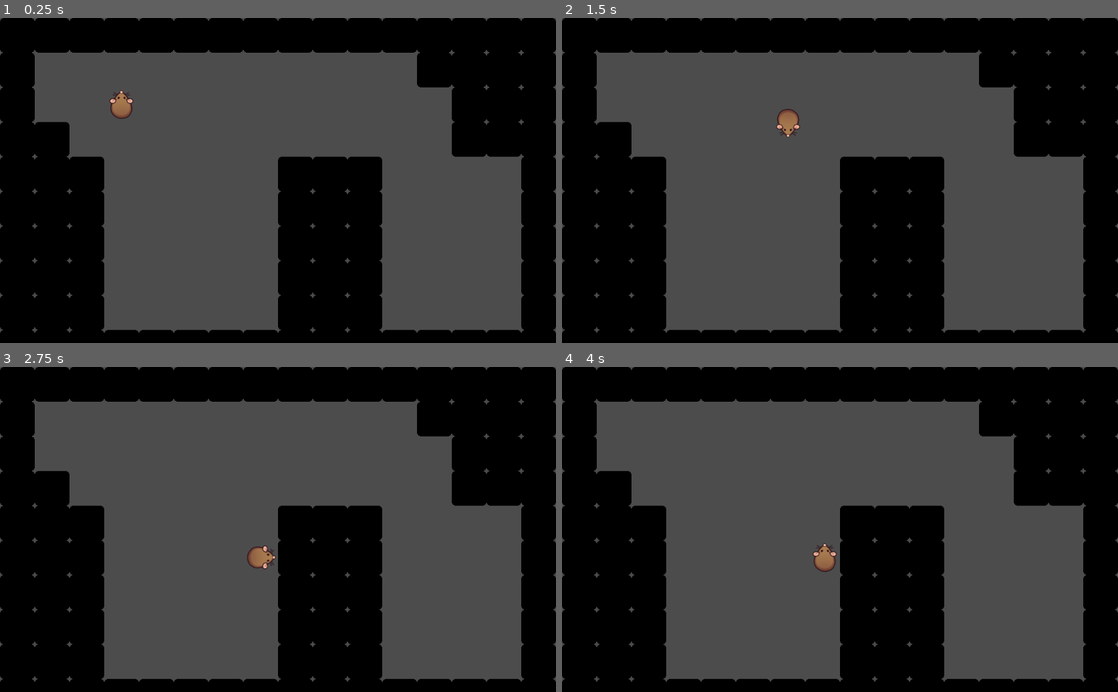
Above: before the commit, frames 1-4 (two rows, left to right).
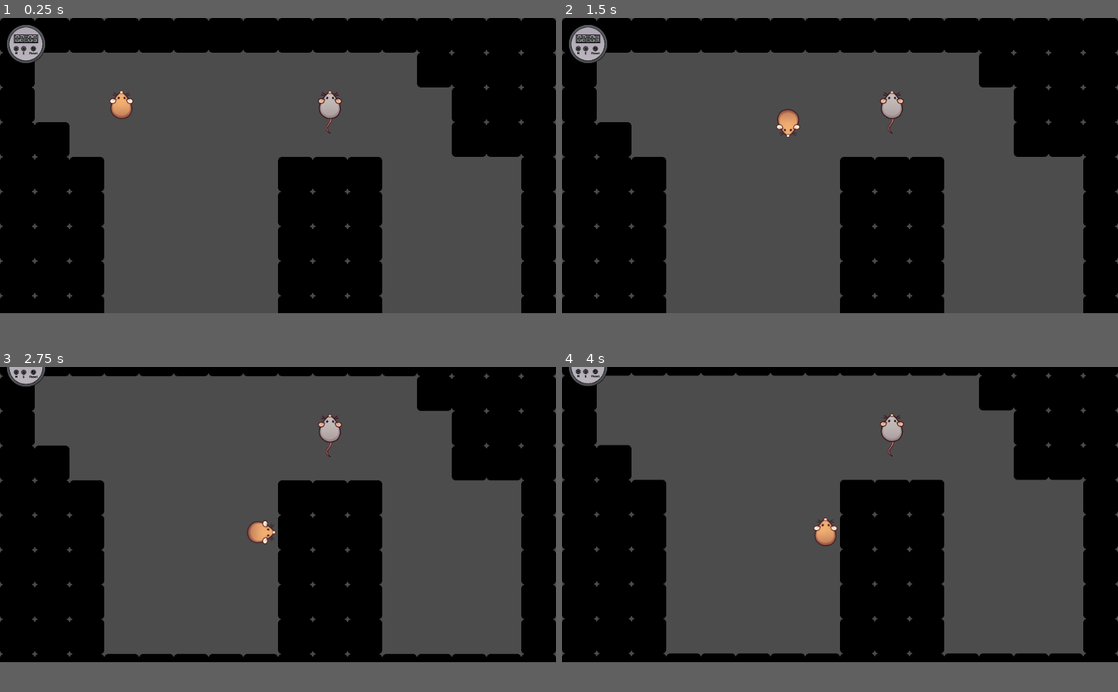
Above: after the commit, the same moments.

Repository: danielnaoexiste/Torrato
Game: Godot game, scene res://Scenes/World.tscn
Two runs of this game, one before a commit and one after it. Both use one fixed random seed, a clock stepped at 60 frames per second and the inputs below. The engine's default icon, where the game draws it, is replaced by a stand-in: a white triangle on a blue panel in a dark square.
Inputs:
- Up to frame 1 (0.25 s): no input
- Up to frame 2 (1.5 s): tap Enter at 0.5 s; hold Right (ui_right) 0.53-1.28 s; hold Down (ui_down) from 1.28 s (still down)
- Up to frame 3 (2.75 s): release Down (ui_down) at 2.03 s; hold Right (ui_right) from 2.03 s (still down)
- Up to frame 4 (4 s): release Right (ui_right) at 2.78 s; hold Up (ui_up) 2.78-3.53 s; hold Left (ui_left) from 3.53 s (still down)
In our replay, the window is 800x468 before the commit and 800x425 after it. These sizes can differ from the game's own. Grey fills any space a smaller window leaves; there, only what the larger window draws over its background counts as a difference.

The runs differ from the first frame. In frame 1, 4.2% of the frame differs, in the area x 0-100%, y 2-97%; in frame 2, 4.2%; in frame 3, 16%; in frame 4, 16%, in the area x 0-100%, y 0-97%.

Commit message:
Raton

Diff:
--- a/PrefabScenes/Player.tscn
+++ b/PrefabScenes/Player.tscn
@@ -1,10 +1,12 @@
-[gd_scene load_steps=8 format=2]
+[gd_scene load_steps=11 format=2]
 
 [ext_resource path="res://Scripts/Player.gd" type="Script" id=1]
-[ext_resource path="res://Art/ratogordo_up.png" type="Texture" id=2]
-[ext_resource path="res://Art/ratogordo_right.png" type="Texture" id=3]
-[ext_resource path="res://Art/ratogordo_down.png" type="Texture" id=4]
-[ext_resource path="res://Art/ratogordo_left.png" type="Texture" id=5]
+[ext_resource path="res://Art/Rato/ratogordo_up.png" type="Texture" id=2]
+[ext_resource path="res://Art/Rato/ratogordo_right.png" type="Texture" id=3]
+[ext_resource path="res://Art/Rato/ratogordo_down.png" type="Texture" id=4]
+[ext_resource path="res://Art/Rato/ratogordo_left.png" type="Texture" id=5]
+[ext_resource path="res://PrefabScenes/ScreenShake.tscn" type="PackedScene" id=6]
+[ext_resource path="res://Art/Util/grad.png" type="Texture" id=7]
 
 [sub_resource type="SpriteFrames" id=1]
 animations = [ {
@@ -17,24 +19,47 @@
 [sub_resource type="RectangleShape2D" id=2]
 extents = Vector2( 32, 32 )
 
+[sub_resource type="CapsuleShape2D" id=3]
+radius = 20.0
+
 [node name="KinematicBody2D" type="KinematicBody2D"]
 script = ExtResource( 1 )
+
+[node name="Sprite" type="AnimatedSprite" parent="."]
+editor/display_folded = true
+frames = SubResource( 1 )
+animation = "rotate"
+centered = false
+
+[node name="FallTween" type="Tween" parent="Sprite"]
 
 [node name="RayCast2D" type="RayCast2D" parent="."]
 position = Vector2( 32, 32 )
 enabled = true
 cast_to = Vector2( 0, 32 )
 
-[node name="FallTimer" type="Timer" parent="."]
-
-[node name="Sprite" type="AnimatedSprite" parent="."]
-frames = SubResource( 1 )
-animation = "rotate"
-centered = false
-
-[node name="FallTween" type="Tween" parent="Sprite"]
-
 [node name="CollisionShape2D" type="CollisionShape2D" parent="."]
 position = Vector2( 32, 32 )
 shape = SubResource( 2 )
+
+[node name="Camera" type="Camera2D" parent="."]
+current = true
+
+[node name="ScreenShake" parent="Camera" instance=ExtResource( 6 )]
+
+[node name="Light2D" type="Light2D" parent="."]
+position = Vector2( 32, 32 )
+scale = Vector2( 0.3, 0.3 )
+texture = ExtResource( 7 )
+texture_scale = 1.5
+energy = 0.7
+shadow_enabled = true
+
+[node name="FallTimer" type="Timer" parent="."]
+
+[node name="CamHandler" type="Area2D" parent="."]
+
+[node name="CollisionShape2D" type="CollisionShape2D" parent="CamHandler"]
+position = Vector2( 32, 32 )
+shape = SubResource( 3 )
 [connection signal="timeout" from="FallTimer" to="." method="_on_Timer_timeout"]
--- /dev/null
+++ b/PrefabScenes/Raton.gd
@@ -0,0 +1,35 @@
+extends Area2D
+
+var is_following : bool = false;
+export(NodePath) onready var player_path : NodePath
+var player : KinematicBody2D
+
+var movedir : Vector2 = Vector2()
+var last_position : Vector2 = Vector2()
+var target_position : Vector2 = Vector2()
+
+func _ready():
+	player = get_node(player_path);
+	position = position.snapped(Vector2(64, 64))
+	last_position = position
+	target_position = position
+
+func _process(delta):
+	_check_col()
+	if is_following:
+		print("Seguindo")
+		target_position = player.last_position
+		last_position = position
+		position += player.speed * delta * player.movedir
+		if player.position != player.target_position:
+			last_position = position
+			position += target_position
+
+		if position.distance_to(last_position) >= 64:
+			position = target_position
+
+func _check_col():
+	var bodies = get_overlapping_bodies()
+	for body in bodies:
+		if body.name == "Player":
+			is_following = true;
--- /dev/null
+++ b/PrefabScenes/Raton.tscn
@@ -0,0 +1,26 @@
+[gd_scene load_steps=5 format=2]
+
+[ext_resource path="res://PrefabScenes/Raton.gd" type="Script" id=1]
+[ext_resource path="res://Art/Rato/Raton1.png" type="Texture" id=2]
+
+[sub_resource type="SpriteFrames" id=1]
+animations = [ {
+"frames": [ ExtResource( 2 ) ],
+"loop": true,
+"name": "default",
+"speed": 5.0
+} ]
+
+[sub_resource type="RectangleShape2D" id=2]
+extents = Vector2( 32, 32 )
+
+[node name="Raton" type="Area2D"]
+script = ExtResource( 1 )
+
+[node name="AnimatedSprite" type="AnimatedSprite" parent="."]
+position = Vector2( 32, 45 )
+frames = SubResource( 1 )
+
+[node name="CollisionShape2D" type="CollisionShape2D" parent="."]
+position = Vector2( 32, 32 )
+shape = SubResource( 2 )
--- /dev/null
+++ b/PrefabScenes/ScreenShake.tscn
@@ -0,0 +1,14 @@
+[gd_scene load_steps=2 format=2]
+
+[ext_resource path="res://Scripts/ScreenShake.gd" type="Script" id=1]
+
+[node name="ScreenShake" type="Node"]
+script = ExtResource( 1 )
+
+[node name="Frequency" type="Timer" parent="."]
+
+[node name="Duration" type="Timer" parent="."]
+
+[node name="ShakeTween" type="Tween" parent="."]
+[connection signal="timeout" from="Frequency" to="." method="_on_Frequency_timeout"]
+[connection signal="timeout" from="Duration" to="." method="_on_Duration_timeout"]
--- /dev/null
+++ b/PrefabScenes/UI.gd
@@ -0,0 +1,36 @@
+extends Control
+
+var level_time : int = 125
+
+# Onready vars
+onready var label : Label = $Label
+onready var timer : Timer = $Timer
+
+var seconds : int
+var minutes : int
+
+
+func _ready():
+	print("aoooooo")
+	timer.wait_time = level_time
+	seconds = level_time
+	$Timer.start(1)
+
+# warning-ignore:unused_argument
+func _process(delta):
+	while (seconds >= 60):
+		minutes += 1;
+		seconds -= 60;
+		print("Min:", minutes, "sec", seconds)
+
+	label.text = str(minutes).pad_zeros(2) + ":" + str(seconds).pad_zeros(2)
+
+func _on_Timer_timeout():
+	seconds -= 1;
+	if seconds < 0:
+		if minutes  <= 0:
+			# Reinicia a fase aqui
+			get_tree().paused = not get_tree().paused;
+		else:
+			minutes -= 1
+			seconds = 59
--- /dev/null
+++ b/PrefabScenes/UI.tscn
@@ -0,0 +1,33 @@
+[gd_scene load_steps=5 format=2]
+
+[ext_resource path="res://PrefabScenes/UI.gd" type="Script" id=1]
+[ext_resource path="res://Art/UI/timerdone.png" type="Texture" id=2]
+[ext_resource path="res://Util/digital-7 (mono).ttf" type="DynamicFontData" id=3]
+
+[sub_resource type="DynamicFont" id=1]
+size = 18
+outline_size = 1
+outline_color = Color( 0, 0, 0, 1 )
+font_data = ExtResource( 3 )
+
+[node name="UI" type="Control"]
+anchor_right = 1.0
+margin_bottom = 97.0
+script = ExtResource( 1 )
+
+[node name="Sprite" type="Sprite" parent="."]
+position = Vector2( 48, 48 )
+scale = Vector2( 0.35, 0.35 )
+texture = ExtResource( 2 )
+
+[node name="Label" type="Label" parent="."]
+margin_left = 28.0
+margin_top = 30.0
+margin_right = 68.0
+margin_bottom = 44.0
+custom_fonts/font = SubResource( 1 )
+custom_colors/font_outline_modulate = Color( 0, 0, 0, 1 )
+text = "00:00"
+
+[node name="Timer" type="Timer" parent="."]
+[connection signal="timeout" from="Timer" to="." method="_on_Timer_timeout"]
--- /dev/null
+++ b/PrefabScenes/camera_snap.tscn
@@ -0,0 +1,12 @@
+[gd_scene load_steps=2 format=2]
+
+[sub_resource type="RectangleShape2D" id=1]
+extents = Vector2( 280, 180 )
+
+[node name="camera_snap" type="Area2D" groups=[
+"camera_snap",
+]]
+
+[node name="CollisionShape2D" type="CollisionShape2D" parent="."]
+position = Vector2( 280, 180 )
+shape = SubResource( 1 )
--- a/Scenes/World.tscn
+++ b/Scenes/World.tscn
@@ -1,12 +1,19 @@
-[gd_scene load_steps=5 format=2]
+[gd_scene load_steps=10 format=2]
 
 [ext_resource path="res://icon.png" type="Texture" id=1]
 [ext_resource path="res://PrefabScenes/Player.tscn" type="PackedScene" id=2]
+[ext_resource path="res://PrefabScenes/camera_snap.tscn" type="PackedScene" id=3]
+[ext_resource path="res://Scripts/Pause.gd" type="Script" id=4]
+[ext_resource path="res://PrefabScenes/UI.tscn" type="PackedScene" id=5]
+[ext_resource path="res://PrefabScenes/Raton.tscn" type="PackedScene" id=6]
 
-[sub_resource type="ConvexPolygonShape2D" id=1]
+[sub_resource type="OccluderPolygon2D" id=1]
+polygon = PoolVector2Array( 0, 0, 64, 0, 64, 64, 0, 64 )
+
+[sub_resource type="ConvexPolygonShape2D" id=2]
 points = PoolVector2Array( 0, 0, 64, 0, 64, 64, 0, 64 )
 
-[sub_resource type="TileSet" id=2]
+[sub_resource type="TileSet" id=3]
 0/name = "icon.png 0"
 0/texture = ExtResource( 1 )
 0/tex_offset = Vector2( 0, 0 )
@@ -14,12 +21,13 @@
 0/region = Rect2( 0, 0, 64, 64 )
 0/tile_mode = 0
 0/occluder_offset = Vector2( 0, 0 )
+0/occluder = SubResource( 1 )
 0/navigation_offset = Vector2( 0, 0 )
 0/shapes = [ {
 "autotile_coord": Vector2( 0, 0 ),
 "one_way": false,
 "one_way_margin": 1.0,
-"shape": SubResource( 1 ),
+"shape": SubResource( 2 ),
 "shape_transform": Transform2D( 1, 0, 0, 1, 0, 0 )
 } ]
 0/z_index = 0
@@ -27,10 +35,38 @@
 [node name="World" type="Node2D"]
 
 [node name="TileMap" type="TileMap" parent="."]
-tile_set = SubResource( 2 )
+tile_set = SubResource( 3 )
 collision_use_kinematic = true
 format = 1
 tile_data = PoolIntArray( 0, 0, 0, 1, 0, 0, 2, 0, 0, 3, 0, 0, 4, 0, 0, 5, 0, 0, 6, 0, 0, 7, 0, 0, 8, 0, 0, 9, 0, 0, 10, …(962 unchanged characters)…
 
 [node name="Player" parent="." instance=ExtResource( 2 )]
 position = Vector2( 192, 128 )
+
+[node name="snaps" type="Node" parent="."]
+editor/display_folded = true
+
+[node name="camera_snap" parent="snaps" instance=ExtResource( 3 )]
+scale = Vector2( 1.84, 1.78 )
+
+[node name="ForeLayer" type="CanvasLayer" parent="."]
+editor/display_folded = true
+layer = 100
+
+[node name="Pause" type="Control" parent="ForeLayer"]
+pause_mode = 2
+visible = false
+anchor_right = 1.0
+anchor_bottom = 1.0
+script = ExtResource( 4 )
+
+[node name="ColorRect" type="ColorRect" parent="ForeLayer/Pause"]
+margin_right = 1024.0
+margin_bottom = 544.0
+color = Color( 0, 0, 0, 0.215686 )
+
+[node name="UI" parent="." instance=ExtResource( 5 )]
+
+[node name="Raton" parent="." instance=ExtResource( 6 )]
+position = Vector2( 606.357, 148.801 )
+player_path = NodePath("../Player")
--- /dev/null
+++ b/Scripts/Pause.gd
@@ -0,0 +1,7 @@
+extends Control
+
+# ignore-warning: unused_argument
+func _input(event):
+	if Input.is_action_just_pressed("ui_pause"):
+		get_tree().paused = not get_tree().paused;
+		visible = not visible;
--- a/Scripts/Player.gd
+++ b/Scripts/Player.gd
@@ -18,12 +18,15 @@
 onready var ray : RayCast2D = $RayCast2D
 onready var fall_tween : Tween = $Sprite/FallTween
 onready var fall_timer : Timer = $FallTimer
+onready var cam : Camera2D = $Camera
+onready var cam_handler : Area2D = $CamHandler
 
 # Initialize snapped to grid
 func _ready():
 	position = position.snapped(Vector2(tile_size, tile_size))
 	last_position = position
 	target_position = position
+
 
 # Handles Movement
 func _process(delta):
@@ -36,7 +39,7 @@
 			fall_tween.interpolate_property($Sprite, "position",
 			Vector2(0, 0), Vector2(tween_x, tween_y),
 			.75, Tween.TRANS_LINEAR, Tween.EASE_IN_OUT)
-
+			$Camera/ScreenShake._start(0.5, 25, 2, 1);
 
 			fall_tween.start()
 			fall_timer.start(.5)
@@ -52,6 +55,9 @@
 		_get_movedir()
 		last_position = position
 		target_position += movedir * tile_size
+
+	_camera_snap();
+
 
 # Gets the direction the player wants to move
 func _get_movedir():
@@ -82,6 +88,7 @@
 	fall_tween.interpolate_property($Sprite, "position", Vector2(tween_x, tween_y),
 	Vector2(0, 0), .75, Tween.TRANS_LINEAR, Tween.EASE_IN_OUT)
 	fall_tween.start()
+	$Camera/ScreenShake._start(0.5, 25, 2, 1);
 	yield(fall_tween, "tween_all_completed")
 	can_move = true;
 
@@ -94,3 +101,11 @@
 		$Sprite.set_frame(2)
 	elif movedir == Vector2(0, -1):
 		$Sprite.set_frame(0)
+
+func _camera_snap():
+	for area in cam_handler.get_overlapping_areas():
+		if area.is_in_group("camera_snap"):
+			cam.limit_left = area.position.x;
+			cam.limit_right = area.position.x + 560 * area.scale.x;
+			cam.limit_top = area.position.y;
+			cam.limit_bottom = area.position.y + 360 * area.scale.y;
--- /dev/null
+++ b/Scripts/ScreenShake.gd
@@ -0,0 +1,40 @@
+extends Node
+
+const TRANS = Tween.TRANS_SINE
+const EASE = Tween.EASE_IN_OUT
+
+var priority = 0;
+var amplitude = 0;
+onready var camera = get_parent();
+
+func _start(duration = 0.2, frequency = 15, amplitude = 8, priority = 1):
+	if priority >= self.priority:
+		self.priority = priority;
+		self.amplitude = amplitude;
+		$Duration.wait_time = duration;
+		$Frequency.wait_time = 1/float(frequency);
+
+		$Duration.start();
+		$Frequency.start();
+
+		_new_shake();
+
+func _new_shake():
+	var rand = Vector2();
+	rand.x = rand_range(-amplitude, amplitude);
+	rand.y = rand_range(-amplitude, amplitude);
+
+	$ShakeTween.interpolate_property(camera, "offset", camera.offset, rand, $Frequency.wait_time, TRANS, EASE);
+	$ShakeTween.start();
+
+func _reset():
+	$ShakeTween.interpolate_property(camera, "offset", camera.offset, Vector2(), $Frequency.wait_time, TRANS, EASE);
+	$ShakeTween.start();
+	priority = 0;
+
+func _on_Frequency_timeout():
+	_new_shake();
+
+func _on_Duration_timeout():
+	_reset();
+	$Frequency.stop();
--- a/project.godot
+++ b/project.godot
@@ -18,6 +18,15 @@
 config/name="Torrato"
 run/main_scene="res://Scenes/World.tscn"
 config/icon="res://icon.png"
+
+[debug]
+
+settings/fps/force_fps=60
+
+[display]
+
+window/size/height=544
+window/stretch/mode="viewport"
 
 [input]
 
@@ -54,6 +63,12 @@
 "events": [ Object(InputEventKey,"resource_local_to_scene":false,"resource_name":"","device":0,"alt":false,"shift":false,"control":false,"meta":false,"command":false,"pressed":false,"scancode":16777235,"unicode":0,"echo":false,"script":null)
  ]
 }
+ui_pause={
+"deadzone": 0.5,
+"events": [ Object(InputEventKey,"resource_local_to_scene":false,"resource_name":"","device":0,"alt":false,"shift":false,"control":false,"meta":false,"command":false,"pressed":false,"scancode":16777217,"unicode":0,"echo":false,"script":null)
+, Object(InputEventKey,"resource_local_to_scene":false,"resource_name":"","device":0,"alt":false,"shift":false,"control":false,"meta":false,"command":false,"pressed":false,"scancode":80,"unicode":0,"echo":false,"script":null)
+ ]
+}
 
 [rendering]
 
@@ -61,3 +76,4 @@
 vram_compression/import_etc=true
 vram_compression/import_etc2=false
 environment/default_environment="res://default_env.tres"
+quality/dynamic_fonts/use_oversampling=false
Binary file added: Art/Rato/Raton1.png
Not shown, added: Art/Rato/Raton1.png.import
Renamed: Art/ratogordo_down.png -> Art/Rato/ratogordo_down.png
Not shown, added: Art/Rato/ratogordo_down.png.import
Renamed: Art/ratogordo_left.png -> Art/Rato/ratogordo_left.png
Not shown, added: Art/Rato/ratogordo_left.png.import
Renamed: Art/ratogordo_right.png -> Art/Rato/ratogordo_right.png
Not shown, added: Art/Rato/ratogordo_right.png.import
Renamed: Art/ratogordo_up.png -> Art/Rato/ratogordo_up.png
Not shown, changed: Art/Rato/ratogordo_up.png.import
Binary file added: Art/UI/timerdone.png
Not shown, changed: Art/UI/timerdone.png.import
(and 5 more such lines)
